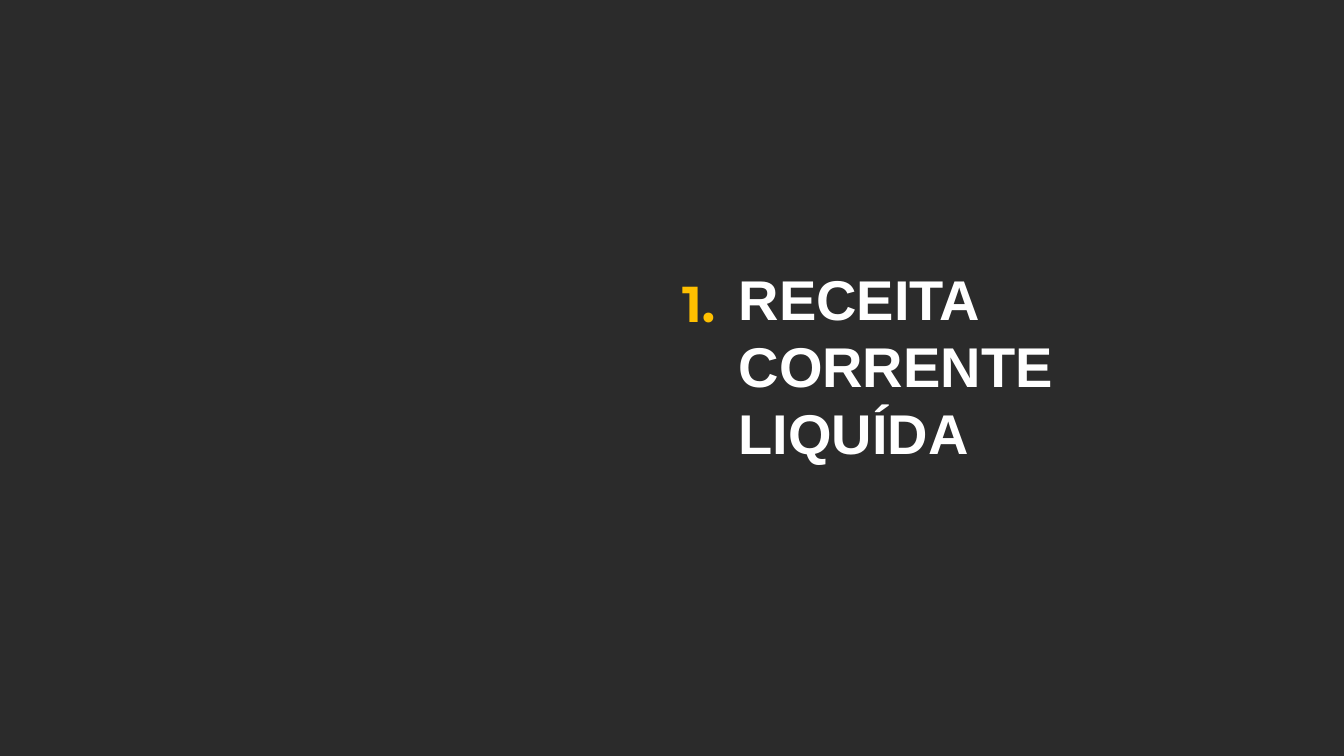
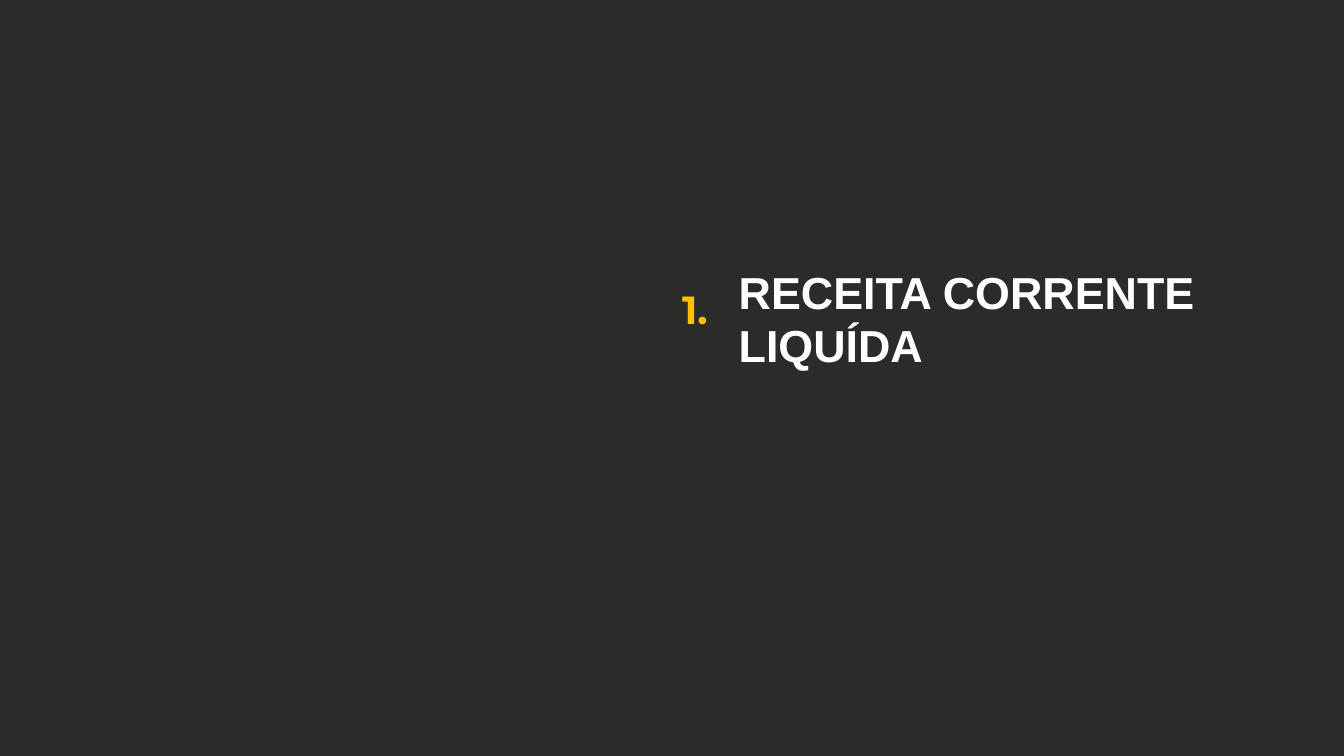
Before and after one commit to raphaellima1/Relatorio_receita, a slide deck: slide 2 of 2024-07-15V2.pptx. Drawn at 1344x756 pixels with LibreOffice and Linux fonts; fonts in the diff are those of the drawing; background and template pictures are left out; a plain dark background stands for a picture behind light text. Boxes give left, top, right and bottom in pixels: in the first picture for what was removed or moved away, otherwise in the second. Text is boxed around its words. In the diff, an @@ line names an element or a change of style, - is before the commit and + after.

```diff
--- a/2024-07-15V2.pptx
+++ b/2024-07-15V2.pptx
@@ title "RECEITA CORRENTE LIQUÍDA" at (x1=739, y1=277, x2=1194, y2=371): size 40 to 32 pt @@
@@ subtitle "1." at (x1=682, y1=296, x2=708, y2=325): size 36 to 28 pt @@
```
Also in this commit, not shown: 3 other slides changed, 6 other files.
